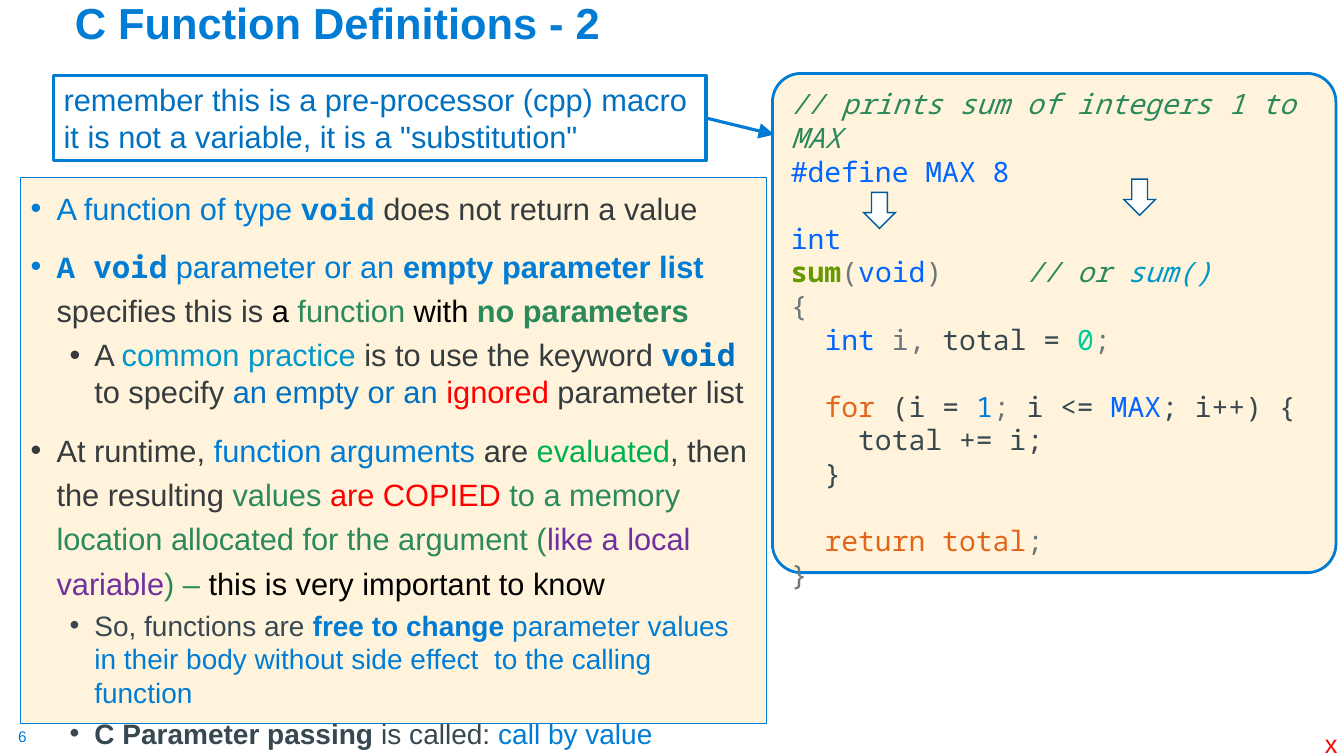
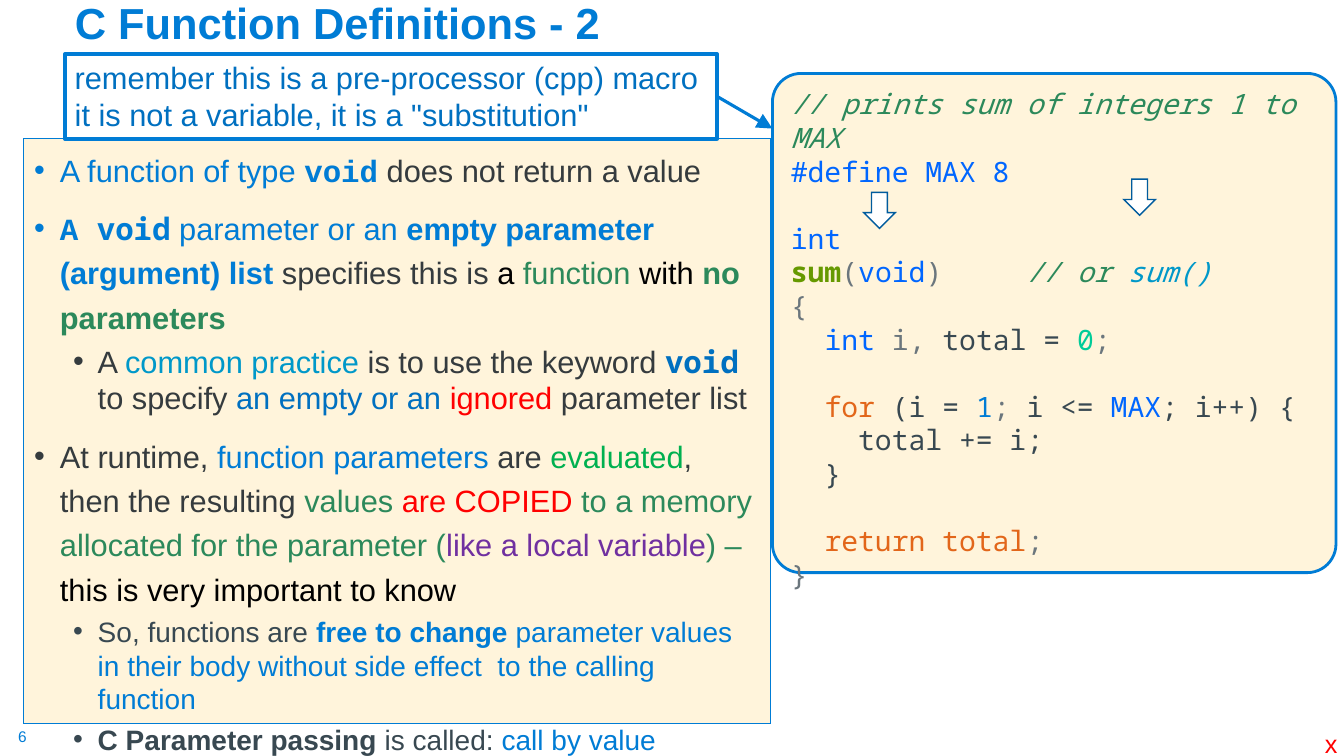
Before and after one commit to cse30-sp24/Muller-Slides, a slide deck: slide 6 of Lecture-4.pptx. Drawn at 1344x756 pixels with LibreOffice and Linux fonts; fonts in the diff are those of the drawing. Boxes give left, top, right and bottom in pixels: in the first picture for what was removed or moved away, otherwise in the second. Text is boxed around its words. In the diff, an @@ line names an element or a change of style, - is before the commit and + after.

```diff
--- a/Lecture-4.pptx
+++ b/Lecture-4.pptx
@@ rectangle "remember this is a pre-processor ...": place and size @@
-rectangle "remember this is a pre-processor ..." at (53,76,706,160)
+rectangle "remember this is a pre-processor ..." at (65,54,717,139)
@@ arrow moved from (707, 118) - (774, 135) to (718, 97) - (772, 129) @@
@@ text "A function of type void ...": place and size @@
-text "A function of type void ..." at (20,177,766,724)
+text "A function of type void ..." at (24,139,770,724)
@@ text at (60,216,740,334): text changed; bold on @@
-• A void parameter or an empty parameter list specifies this is a function with no parameters
+• A void parameter or an empty parameter (argument) list specifies this is a function with no parameters
@@ text at (60,445,752,606): text changed @@
-• At runtime, function arguments are evaluated, then the resulting values are COPIED to a memory location allocated for the argument (like a local variable) – this is very important to know
+• At runtime, function parameters are evaluated, then the resulting values are COPIED to a memory allocated for the parameter (like a local variable) – this is very important to know
```
Also in this commit, not shown: 8 other slides changed, 27 slides removed, 1 other file.
